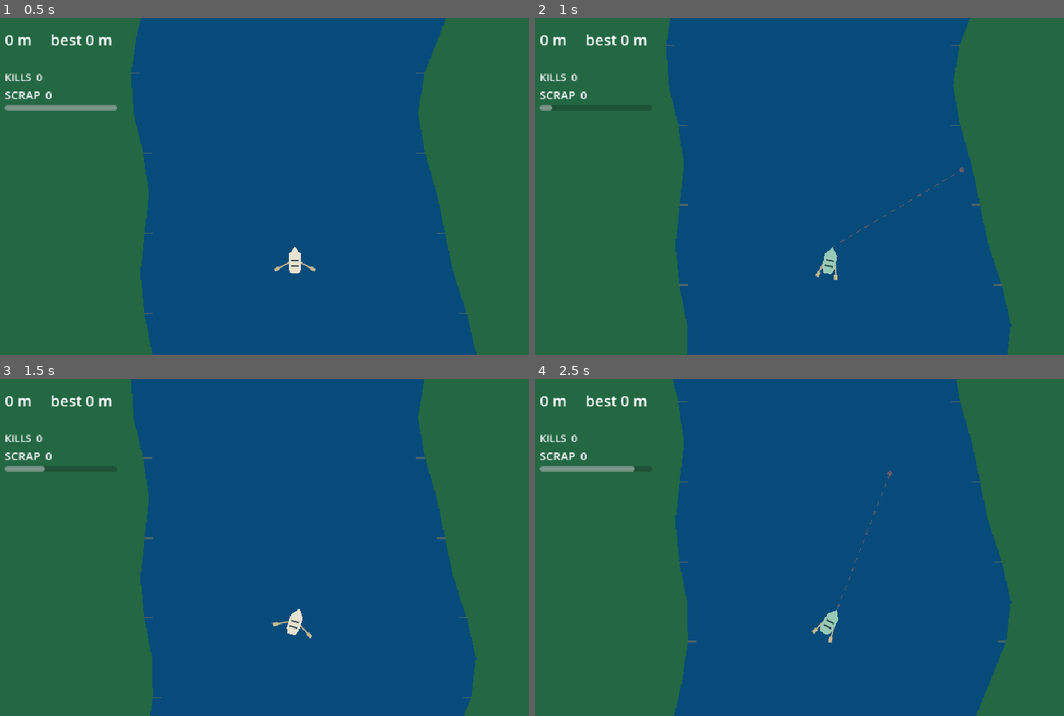
Above: before the commit, frames 1-4 (two rows, left to right).
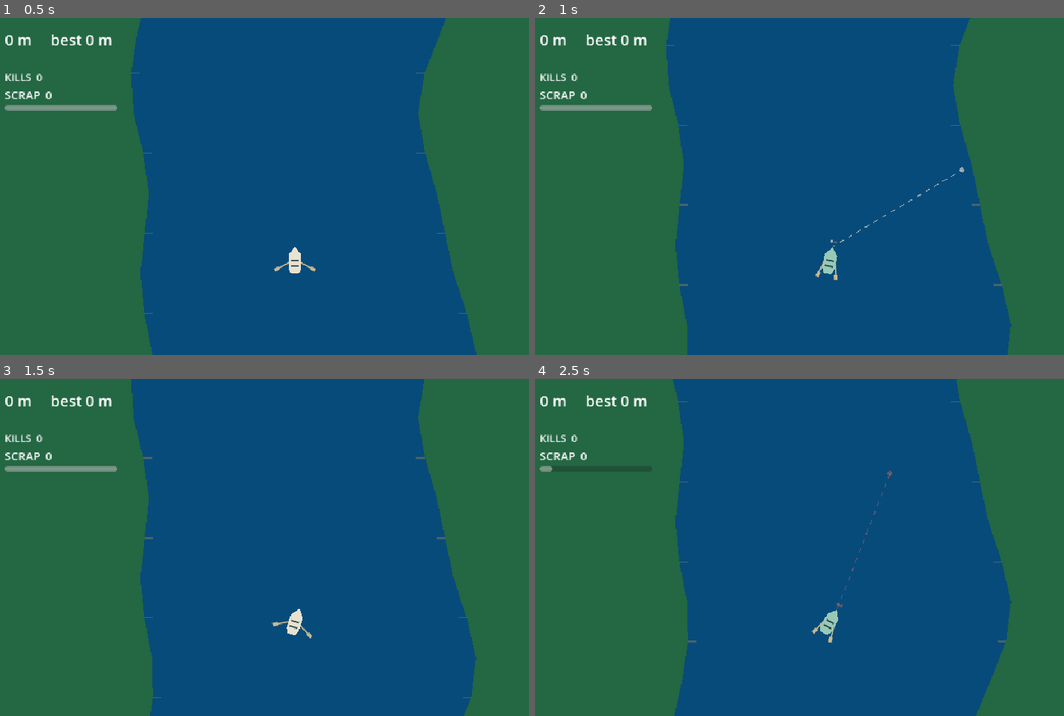
Above: after the commit, the same moments.

Repository: UnderstoodUseYourUsernameHere/break-water
Game: Godot game, scene res://scenes/Main.tscn
Same seed, same stepped clock (60 frames per second), same inputs: the game is played once before the commit and once after it.
Inputs (mouse positions are in pixels of both pictures, inside the frame that each line leads up to):
- Up to frame 1 (0.5 s): no input
- Up to frame 2 (1 s): tap Enter at 0.5 s; move the mouse to (963, 169) at 0.52 s; hold D (steer_right) from 0.53 s (still down); hold Right mouse button (aim) from 0.53 s (still down); click (963, 169) at 0.8 s
- Up to frame 3 (1.5 s): release D (steer_right) at 1.25 s; release Right mouse button (aim) at 1.25 s; drag from (174, 564) to (264, 614) at 1.27 s
- Up to frame 4 (2.5 s): move the mouse to (889, 473) at 2.02 s; hold D (steer_right) from 2.03 s (still down); hold Right mouse button (aim) from 2.03 s (still down); click (889, 473) at 2.3 s

Frame 1 is identical in both runs. In frame 2, 0.4% of the frame differs, in the area x 2-82%, y 25-68%; in frame 3, 0.2%; in frame 4, 0.3%.

Commit message:
feat: add magazine rounds, damage and piercing to the weapon

Diff:
--- a/scenes/boat/Boat.tscn
+++ b/scenes/boat/Boat.tscn
@@ -17,7 +17,7 @@
 
 [node name="Wake" type="Line2D" parent="." unique_id=738942626]
 width = 7.0
-default_color = Color(0.62352943, 0.76862746, 0.7882353, 0.43137255)
+default_color = Color(0.62352943, 0.76862746, 0.7882353, 1)
 begin_cap_mode = 2
 end_cap_mode = 2
 script = ExtResource("2_x50n2")
@@ -39,6 +39,8 @@
 
 [node name="Weapon" type="Node2D" parent="." unique_id=1127796466]
 script = ExtResource("3_cd67q")
+max_rounds = 2
+pierce = 2
 
 [node name="Muzzle" type="Marker2D" parent="Weapon" unique_id=277802525]
 position = Vector2(0, -24)
--- a/scripts/weapon.gd
+++ b/scripts/weapon.gd
@@ -12,6 +12,9 @@
 @export var reload_time: float = 2.0
 @export var shot_range: float = 900.0
 @export_flags_2d_physics var hit_mask: int = 5
+@export var max_rounds: int = 1
+@export var damage: int = 1
+@export var pierce: int = 0
 
 var aiming: bool = false:
 	set(value):
@@ -21,16 +24,20 @@
 
 var shots_fired: int = 0
 var hits: int = 0
+var rounds: int = 0
 var _reload_left: float = 0.0
 var _base_reload_time: float = 0.0
 
 func _ready() -> void:
 	_base_reload_time = reload_time
+	rounds = max_rounds
 
 func is_loaded() -> bool:
 	return _reload_left <= 0.0
 
 func reload_ratio() -> float:
+	if rounds > 0 or reload_time <= 0.0:
+		return 1.0
 	return 1.0 - _reload_left / reload_time
 
 func try_fire(target: Vector2) -> bool:
@@ -41,35 +48,60 @@
 	var direction := from.direction_to(target)
 	if direction.is_zero_approx():
 		direction = Vector2.UP.rotated(global_rotation)
-	var to := from + direction * shot_range
 
-	var query := PhysicsRayQueryParameters2D.create(from, to, hit_mask)
-	query.collide_with_areas = true
-	var hit := get_world_2d().direct_space_state.intersect_ray(query)
+	var far := from + direction * shot_range
+	var end := far
+	var hit_any := false
+	var exclude: Array[RID] = []
+	var origin := from
+	var targets_left := pierce + 1
 
-	var hit_target := false
-	if not hit.is_empty():
-		to = hit["position"]
+	while targets_left > 0:
+		var query := PhysicsRayQueryParameters2D.create(origin, far, hit_mask)
+		query.collide_with_areas = true
+		query.exclude = exclude
+		var hit := get_world_2d().direct_space_state.intersect_ray(query)
+
+		if hit.is_empty():
+			end = far
+			break
+
+		var point: Vector2 = hit["position"]
 		var collider: Object = hit["collider"]
+		end = point
+
 		if collider != null and collider.has_method("take_hit"):
-			collider.take_hit(1)
-			hit_target = true
-
+			collider.take_hit(damage)
+			hit_any = true
+			targets_left -= 1
+			if collider is CollisionObject2D:
+				exclude.append((collider as CollisionObject2D).get_rid())
+			origin = point + direction * 2.0
+			continue
+		break
 	shots_fired += 1
-	if hit_target:
+	if hit_any:
 		hits += 1
 
-	_reload_left = reload_time
-	fired.emit(from, to, hit_target)
+	rounds -= 1
+	if rounds <= 0:
+		_reload_left = reload_time
+
+	fired.emit(from, end, hit_any)
 	queue_redraw()
 	return true
 
 func _physics_process(delta: float) -> void:
+	if rounds > 0:
+		return
+
 	if _reload_left > 0.0:
 		_reload_left = maxf(0.0, _reload_left - delta)
 		if _reload_left == 0.0:
+			rounds = max_rounds
 			reloaded.emit()
 			queue_redraw()
+
 
 func _process(delta: float) -> void:
 	if aiming:
@@ -85,5 +117,19 @@
 	draw_dashed_line(from, to, color, 1.5, 8.0)
 	draw_circle(to, 4.0, color)
 
+	for i in range(max_rounds):
+		var pip := from + Vector2(-6.0 * float(max_rounds - 1) * 0.5 + 6.0 * float(i), -8.0)
+		draw_circle(pip, 2.5, AIM_READY_COLOR if i < rounds else AIM_EMPTY_COLOR)
+
 func apply_reload_multiplier(multiplier: float) -> void:
 	reload_time = maxf(0.35, _base_reload_time * multiplier)
+
+func add_round() -> void:
+	max_rounds += 1
+	rounds += 1
+
+func add_damage(amount: int) -> void:
+	damage += amount
+
+func add_pierce(amount: int) -> void:
+	pierce += amount
